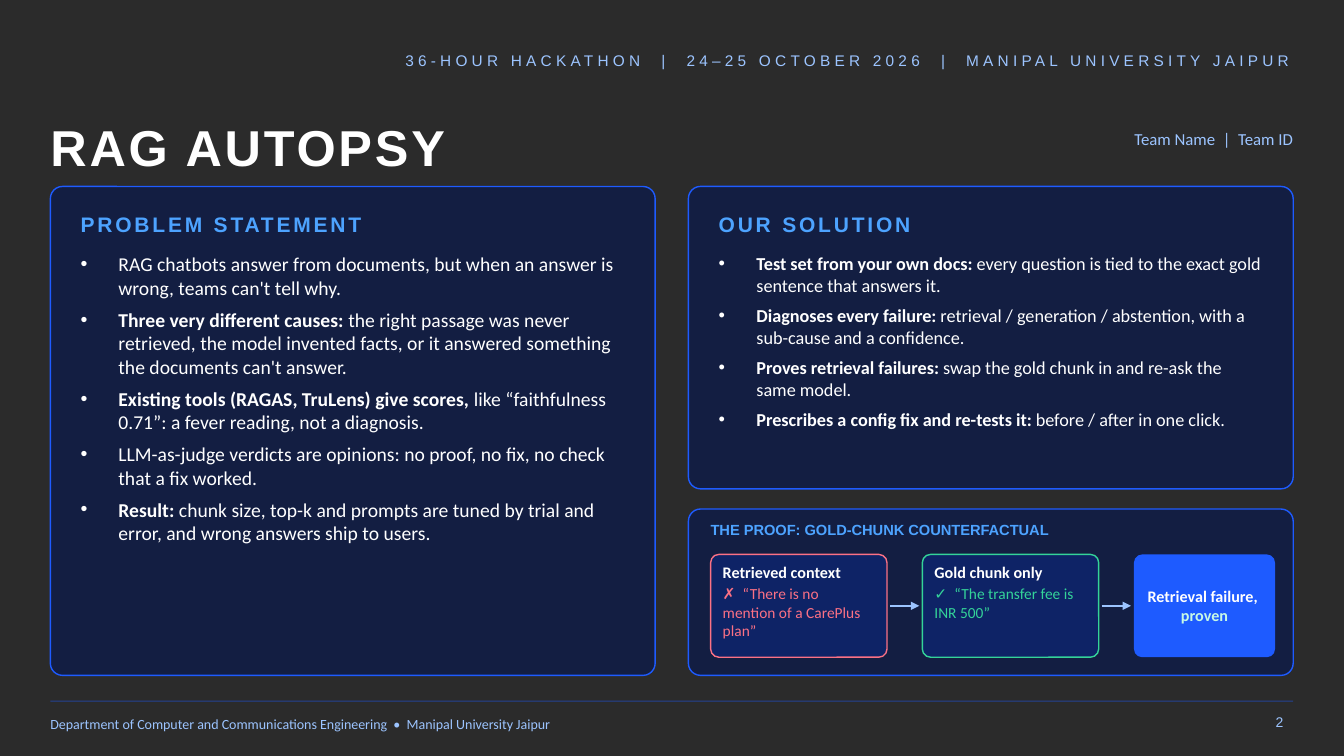
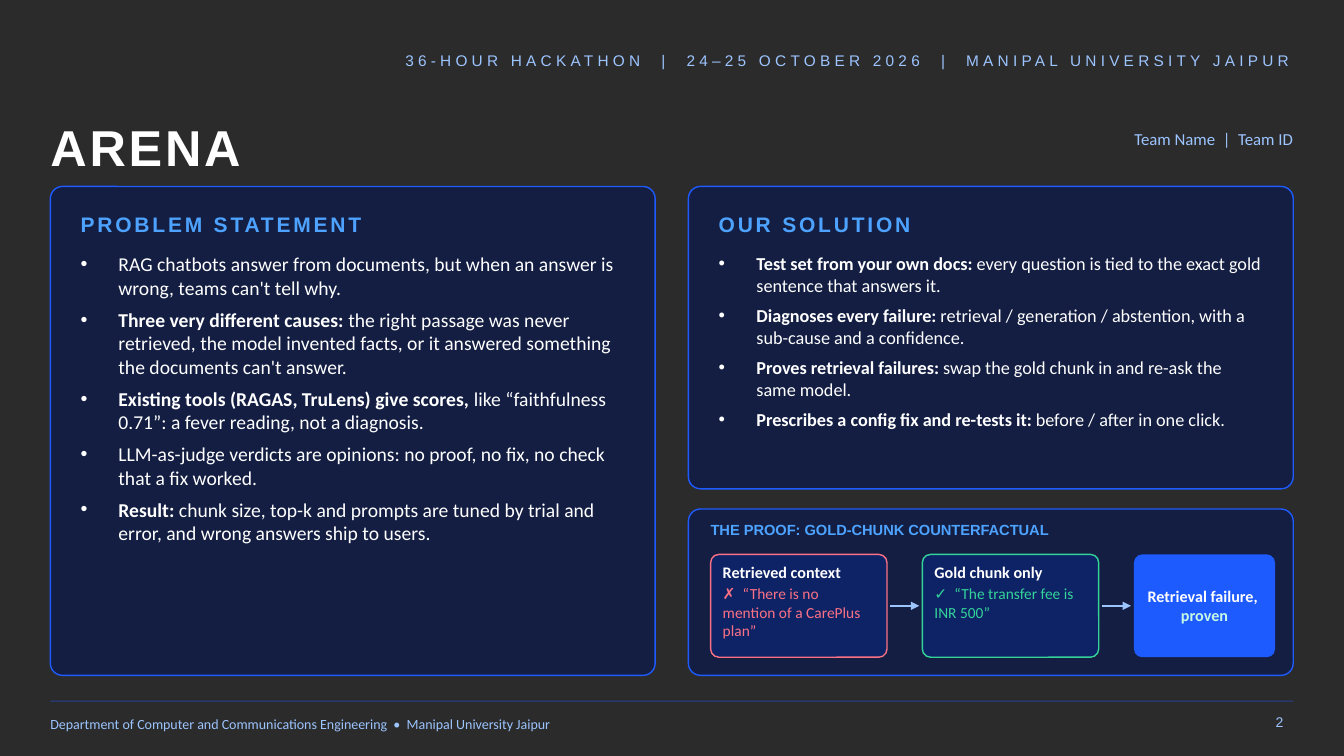
Before and after one commit to GargeeTripathi/ARENA, a slide deck: slide 2 of RAG_Autopsy_HYPNEXIS26.pptx. Drawn at 1344x756 pixels with LibreOffice and Linux fonts; fonts in the diff are those of the drawing; background and template pictures are left out; a plain dark background stands for a picture behind light text. Boxes give left, top, right and bottom in pixels: in the first picture for what was removed or moved away, otherwise in the second. Text is boxed around its words. In the diff, an @@ line names an element or a change of style, - is before the commit and + after.

```diff
--- a/RAG_Autopsy_HYPNEXIS26.pptx
+++ b/RAG_Autopsy_HYPNEXIS26.pptx
@@ text at (x1=50, y1=131, x2=240, y2=166): text changed @@
-RAG AUTOPSY
+ARENA
```
Also in this commit, not shown: 9 other files.
